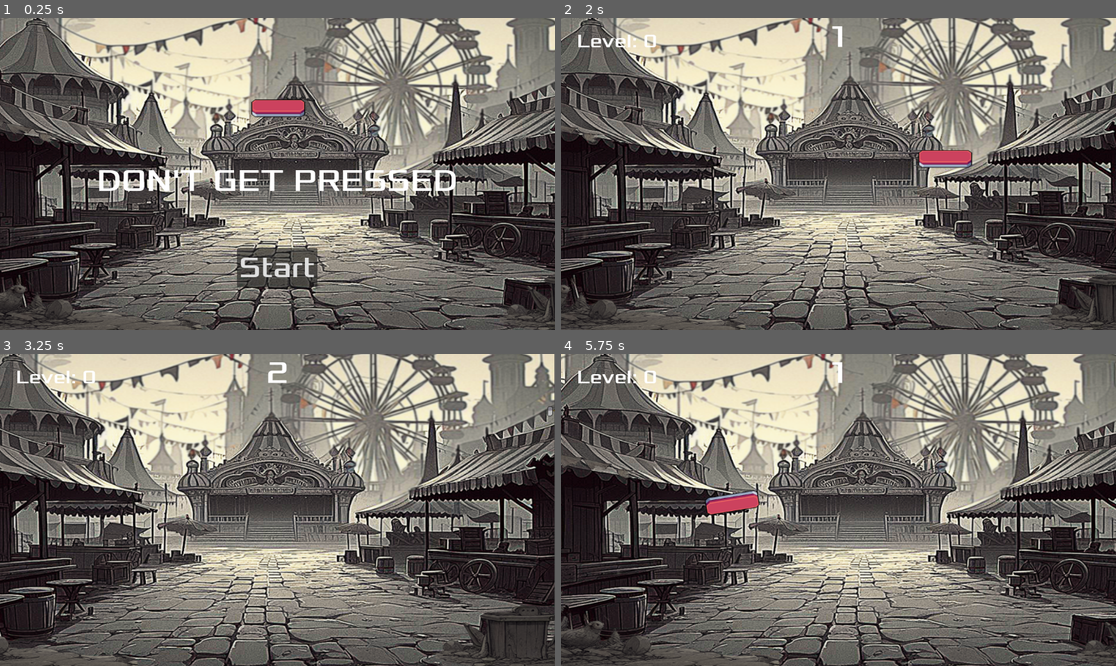
Above: before the commit, frames 1-4 (two rows, left to right).
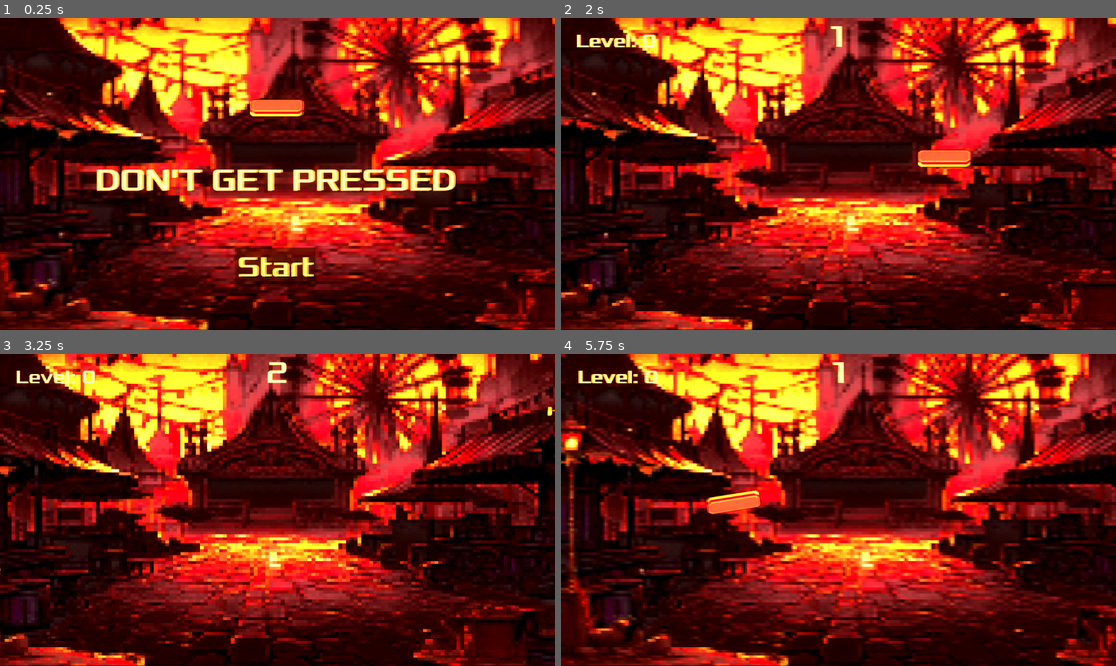
Above: after the commit, the same moments.

Repository: Kratpa/ButtonGame
Game: Godot game, scene res://scenes/game/Game.tscn
Two runs of this game, one before a commit and one after it. Both use one fixed random seed, a clock stepped at 60 frames per second and the inputs below.
Inputs:
- Up to frame 1 (0.25 s): no input
- Up to frame 2 (2 s): click "Start" at 0.5 s; hold Right from 1.28 s (still down)
- Up to frame 3 (3.25 s): release Right at 2.03 s; hold Down 2.03-2.78 s; hold Right from 2.78 s (still down)
- Up to frame 4 (5.75 s): release Right at 3.53 s; hold Up 3.53-4.25 s; click "Start" at 4.25 s; hold Left from 5.03 s (still down)

The runs differ from the first frame. In frame 1, 95% of the frame differs, in the area x 0-100%, y 0-100%; in frame 2, 95%; in frame 3, 94%; in frame 4, 95%.

Commit message:
Add updated lighting, ghost shader and background

Diff:
--- a/godot/project.godot
+++ b/godot/project.godot
@@ -26,3 +26,7 @@
 [physics]
 
 common/physics_ticks_per_second=120
+
+[rendering]
+
+viewport/hdr_2d=true
--- /dev/null
+++ b/godot/scenes/Shader/Ghost.gdshader
@@ -0,0 +1,29 @@
+shader_type canvas_item;
+uniform float ghost : hint_range(0.0, 1.0) = 0.0;
+uniform sampler2D SCREEN_TEXTURE: hint_screen_texture,filter_linear_mipmap_anisotropic;
+
+
+
+uniform float speed : hint_range(0.0, 20.0) = 0.0;
+uniform float giggle : hint_range(0.0, 200.0) = 0.0;
+uniform float amplitude : hint_range(0.0, 1.0) = 0.0;
+
+
+void fragment()
+{
+    vec4 baseTexture = texture(SCREEN_TEXTURE, UV);
+    COLOR.r = baseTexture.r;
+    COLOR.g = baseTexture.g;
+    COLOR.b = baseTexture.b;
+
+    // Centre pour l'effet de fantôme
+    vec2 center = vec2(0.5, 0.5);
+    vec2 offset = (UV - center) * ghost; // Ajuste le décalage en fonction de 'ghost'
+    vec2 ghostUV = center + offset; // Calcule les nouvelles coordonnées UV pour l'effet de fantôme
+
+    // Ajout de l'effet de vibration sur l'effet de fantôme
+    vec2 distortion = vec2(ghostUV.x + cos(TIME * speed + (ghostUV.y * giggle)) * amplitude, ghostUV.y);
+
+    // Appliquer l'effet "fantôme" avec les coordonnées UV distordues (vibrantes)
+    COLOR += texture(SCREEN_TEXTURE, distortion) * ghost;
+}
--- a/godot/scenes/game/Game.tscn
+++ b/godot/scenes/game/Game.tscn
@@ -1,19 +1,62 @@
-[gd_scene load_steps=13 format=3 uid="uid://db6vw4whhspc6"]
+[gd_scene load_steps=19 format=3 uid="uid://db6vw4whhspc6"]
 
 [ext_resource type="Script" path="res://scenes/game/Game.gd" id="1_816xq"]
 [ext_resource type="PackedScene" uid="uid://b0phhgyg3mhwf" path="res://scenes/player/Player.tscn" id="2_dwpk8"]
 [ext_resource type="PackedScene" uid="uid://bu7hm0hblrlpn" path="res://scenes/floor/Floor2.tscn" id="2_hwmhc"]
 [ext_resource type="PackedScene" uid="uid://5p0c2cncvtai" path="res://scenes/object/ObjectSpawner.tscn" id="4_irqdp"]
 [ext_resource type="PackedScene" uid="uid://b3rhiv1pgyhmb" path="res://scenes/pickup/PickupSpawner.tscn" id="5_h7ldk"]
-[ext_resource type="PackedScene" uid="uid://d4dflikepxhi4" path="res://scenes/HUD/HUD.tscn" id="6_ch5am"]
-[ext_resource type="Texture2D" uid="uid://gmvsopgmjia2" path="res://scenes/background/MainBG.png" id="8_xkw35"]
+[ext_resource type="PackedScene" uid="uid://d4dflikepxhi4" path="res://scenes/HUD/hud.tscn" id="6_ch5am"]
+[ext_resource type="Texture2D" uid="uid://c6higcd5m85ji" path="res://scenes/background/MainBG_FireDust.png" id="8_vboun"]
 [ext_resource type="PackedScene" uid="uid://6k0ffdcyqd4m" path="res://scenes/Audio/BounceAudio.tscn" id="9_7tkyq"]
-[ext_resource type="Texture2D" uid="uid://dd47oilke8gus" path="res://scenes/background/LampPostBG2.png" id="9_bc41r"]
+[ext_resource type="Texture2D" uid="uid://536tvr5imja7" path="res://scenes/background/LampPostBG_Pixel.png" id="9_joohe"]
 [ext_resource type="PackedScene" uid="uid://cmxehl2o64xkd" path="res://scenes/Audio/BGMusic.tscn" id="10_emvsy"]
 [ext_resource type="PackedScene" uid="uid://bf27suugembyv" path="res://scenes/Audio/Startsong.tscn" id="11_f4h7r"]
+[ext_resource type="Shader" path="res://scenes/Shader/Ghost.gdshader" id="12_m6e5l"]
 
 [sub_resource type="SegmentShape2D" id="SegmentShape2D_dahug"]
 b = Vector2(10000, 0)
+
+[sub_resource type="Environment" id="Environment_jsfpk"]
+background_mode = 3
+tonemap_mode = 3
+glow_enabled = true
+glow_normalized = true
+glow_intensity = 1.25
+glow_bloom = 0.1
+glow_blend_mode = 0
+
+[sub_resource type="Gradient" id="Gradient_neksa"]
+interpolation_mode = 2
+colors = PackedColorArray(1, 1, 1, 1, 0, 0, 0, 1)
+
+[sub_resource type="GradientTexture2D" id="GradientTexture2D_shqfn"]
+gradient = SubResource("Gradient_neksa")
+width = 256
+height = 256
+fill = 1
+fill_from = Vector2(0.5, 0.5)
+fill_to = Vector2(0.5, 0.009)
+
+[sub_resource type="ShaderMaterial" id="ShaderMaterial_mf5xr"]
+shader = ExtResource("12_m6e5l")
+shader_parameter/ghost = 1.0
+shader_parameter/speed = 0.4
+shader_parameter/giggle = 0.4
+shader_parameter/amplitude = 0.004
+
+[sub_resource type="GDScript" id="GDScript_g616u"]
+script/source = "extends ColorRect
+
+
+# Called when the node enters the scene tree for the first time.
+func _ready():
+	pass # Replace with function body.
+
+
+# Called every frame. 'delta' is the elapsed time since the previous frame.
+func _process(delta):
+	pass
+"
 
 [node name="Game" type="Node2D"]
 script = ExtResource("1_816xq")
@@ -58,9 +101,9 @@
 
 [node name="Sprite2D" type="Sprite2D" parent="ParallaxBackground/Back"]
 z_index = -2
-position = Vector2(577, 241)
-scale = Vector2(0.975098, 0.710059)
-texture = ExtResource("8_xkw35")
+position = Vector2(576.5, 203.219)
+scale = Vector2(0.997656, 0.769092)
+texture = ExtResource("8_vboun")
 
 [node name="Front" type="ParallaxLayer" parent="ParallaxBackground"]
 position = Vector2(707, -8)
@@ -69,9 +112,9 @@
 [node name="Sprite2D" type="Sprite2D" parent="ParallaxBackground/Front"]
 self_modulate = Color(0.976471, 0.952941, 0.823529, 1)
 z_index = -1
-position = Vector2(-128, 219)
-scale = Vector2(1.11543, 0.693652)
-texture = ExtResource("9_bc41r")
+position = Vector2(-128.5, 213.469)
+scale = Vector2(1.01016, 0.702295)
+texture = ExtResource("9_joohe")
 
 [node name="BGMusic" parent="." instance=ExtResource("10_emvsy")]
 autoplay = false
@@ -79,13 +122,39 @@
 [node name="Startsong" parent="." instance=ExtResource("11_f4h7r")]
 volume_db = -11.775
 
+[node name="WorldEnvironment" type="WorldEnvironment" parent="."]
+environment = SubResource("Environment_jsfpk")
+
+[node name="DirectionalLight2D" type="DirectionalLight2D" parent="."]
+color = Color(1, 0.572549, 0.117647, 1)
+blend_mode = 2
+shadow_color = Color(0.619608, 0, 0, 0)
+
+[node name="PointLight2D" type="PointLight2D" parent="."]
+visible = false
+position = Vector2(-182.688, 119.094)
+scale = Vector2(8.13818, 4.95239)
+color = Color(0.815686, 0.172549, 0.0235294, 1)
+texture = SubResource("GradientTexture2D_shqfn")
+
+[node name="CanvasLayer" type="CanvasLayer" parent="."]
+
+[node name="ColorRect" type="ColorRect" parent="CanvasLayer"]
+material = SubResource("ShaderMaterial_mf5xr")
+anchors_preset = 15
+anchor_right = 1.0
+anchor_bottom = 1.0
+offset_bottom = -1.0
+mouse_filter = 2
+script = SubResource("GDScript_g616u")
+
 [connection signal="game_start" from="." to="Player" method="_on_game_game_start"]
 [connection signal="game_start" from="." to="ObjectSpawner" method="_on_game_game_start"]
 [connection signal="game_start" from="." to="PickupSpawner" method="_on_game_game_start"]
 [connection signal="hit" from="Player" to="." method="_on_player_hit"]
 [connection signal="hit" from="Player" to="ObjectSpawner" method="_on_player_hit"]
 [connection signal="hit" from="Player" to="PickupSpawner" method="_on_player_hit"]
+[connection signal="start_game" from="HUD" to="." method="_on_hud_start_game"]
 [connection signal="start_game" from="HUD" to="." method="new_game"]
-[connection signal="start_game" from="HUD" to="." method="_on_hud_start_game"]
 [connection signal="timeout" from="ScoreTimer" to="." method="_on_score_timer_timeout"]
 [connection signal="body_entered" from="WorldBoundary" to="." method="_on_world_boundary_body_entered"]
Binary file removed: godot/scenes/background/LampPostBG2.png
Binary file added: godot/scenes/background/LampPostBG_Pixel.png
Not shown, changed: godot/scenes/background/LampPostBG_Pixel.png.import
Binary file removed: godot/scenes/background/MainBG.png
Binary file added: godot/scenes/background/MainBG_FireDust.png
Not shown, changed: godot/scenes/background/MainBG_FireDust.png.import
